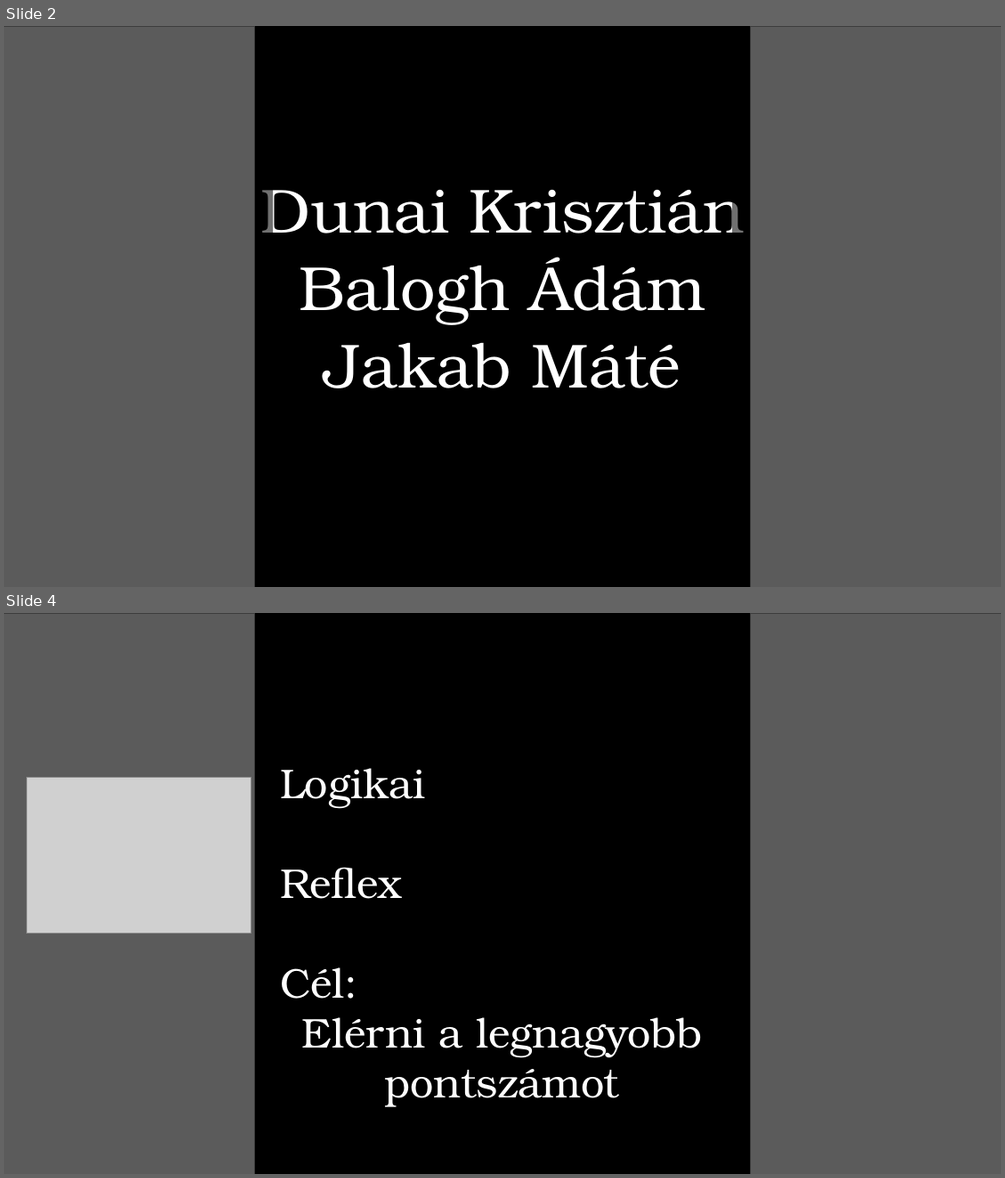
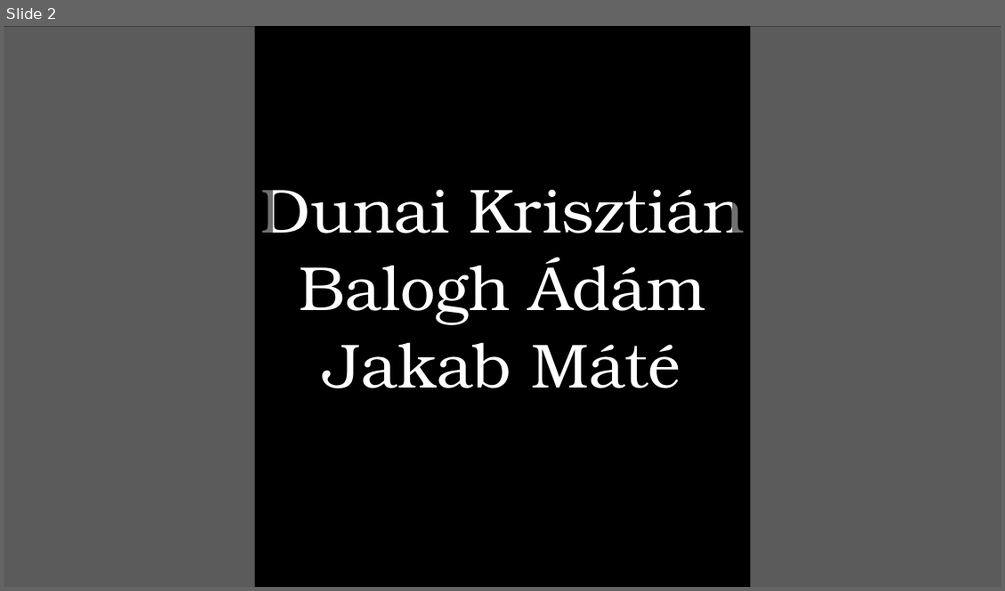
Before and after one commit to balogha2005/Tetris-projekt, a slide deck: PPT/Tetrisz ppt.pptx. Shown one above the other, each under a label of ours: slides 2 and 4 before the commit, slide 2 after it; the slides between them are not shown. The pictures are 1005x1178 and 1005x591 pixels, drawn with LibreOffice and Linux fonts; fonts in the diff are those of the drawing; grey boxes stand for pictures. Boxes give left, top, right and bottom in pixels: in the first picture for what was removed or moved away, otherwise in the second. Text is boxed around its words. In the diff, an @@ line names an element or a change of style, - is before the commit and + after.

```diff
--- a/PPT/Tetrisz ppt.pptx
+++ b/PPT/Tetrisz ppt.pptx
@@ slide 4 removed at box(4, 613, 1001, 1174), background #000000 @@
@@ picture removed at box(4, 613, 254, 1174) @@
@@ rectangle removed at box(4, 613, 273, 1174) @@
@@ rectangle removed at box(732, 613, 1001, 1174) @@
@@ picture removed at box(751, 613, 1001, 1174) @@
@@ text removed at box(280, 768, 702, 1106) @@
-Logikai
-Reflex
-Cél:
-Elérni a legnagyobb pontszámot
@@ picture removed at box(26, 778, 251, 933) @@
```
Also in this commit, not shown: 2 slides changed, 7 slides added, 5 other slides removed.
